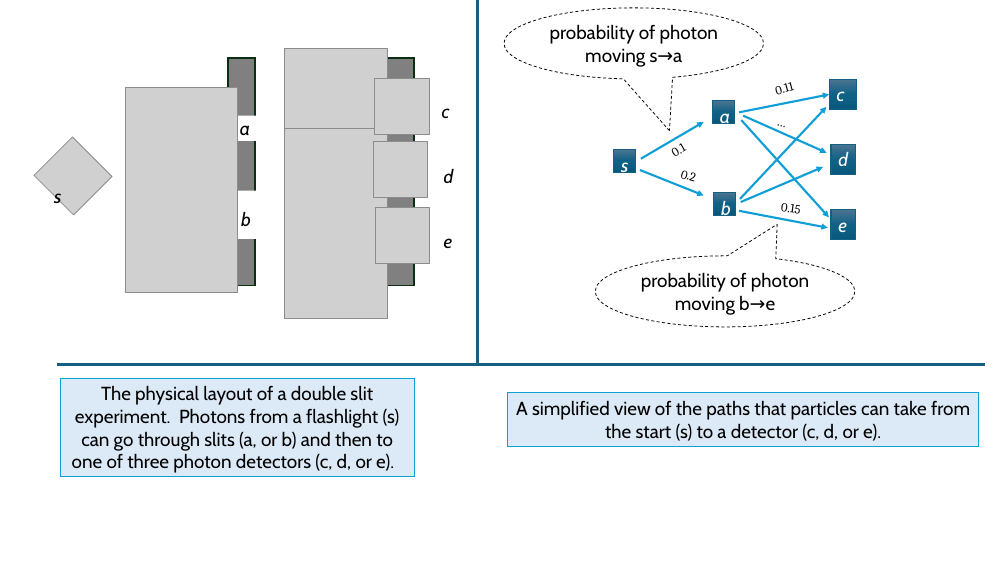
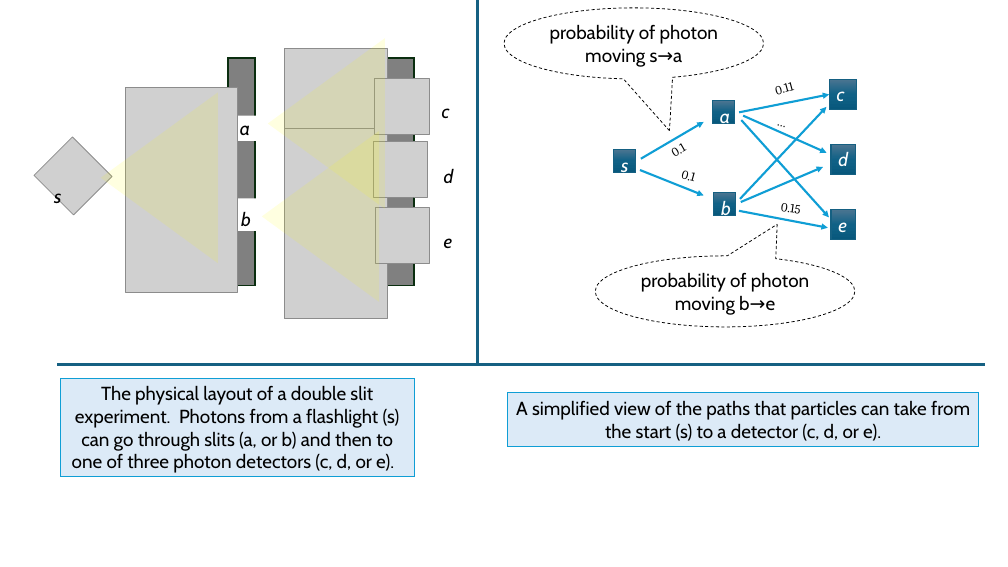
Before and after one commit to wwcohen/wwcohen.github.io, a slide deck: slide 1 of qm/double slit.pptx. Drawn at 1008x567 pixels with LibreOffice and Linux fonts; fonts in the diff are those of the drawing; grey boxes stand for pictures. Boxes give left, top, right and bottom in pixels: in the first picture for what was removed or moved away, otherwise in the second. Text is boxed around its words. In the diff, an @@ line names an element or a change of style, - is before the commit and + after.

```diff
--- a/qm/double slit.pptx
+++ b/qm/double slit.pptx
@@ triangle added at box(268, 38, 385, 209), fill #FFFF00 at 12% opacity @@
@@ triangle added at box(101, 93, 218, 264), fill #FFFF00 at 12% opacity @@
@@ triangle added at box(262, 131, 379, 302), fill #FFFF00 at 12% opacity @@
@@ text at box(681, 170, 694, 181): text changed @@
-0.2
+0.1
@@ rectangle: place and size @@
-rectangle at box(199, 191, 276, 239)
+rectangle at box(199, 199, 276, 231)
```
Also in this commit, not shown: 1 slide added, 5 other files.
